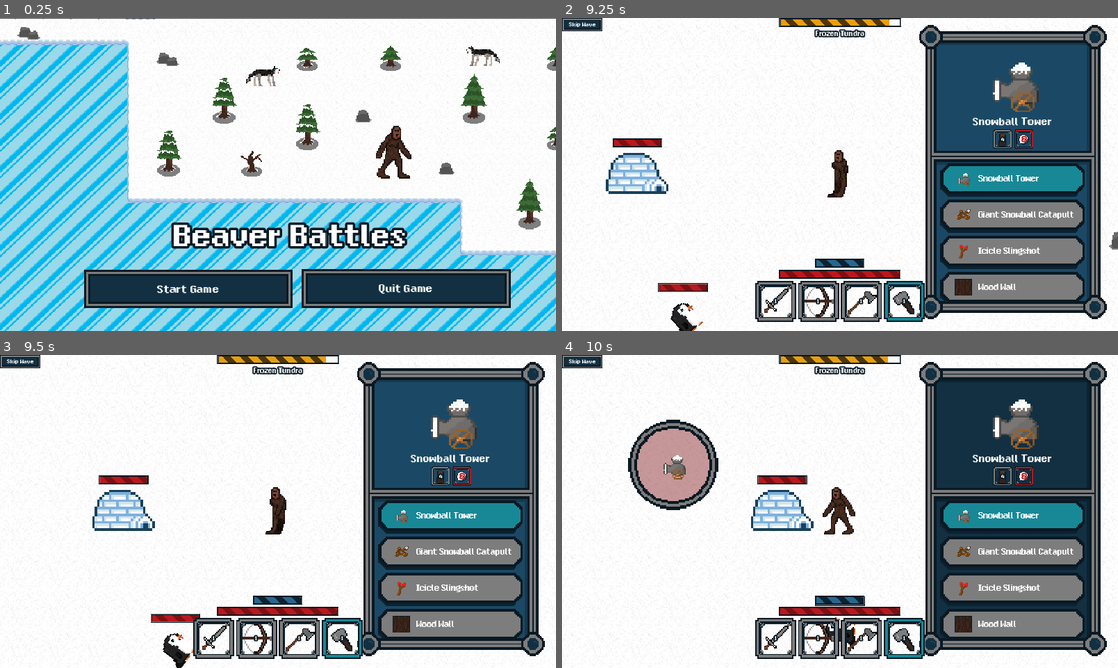
Above: before the commit, frames 1-4 (two rows, left to right).
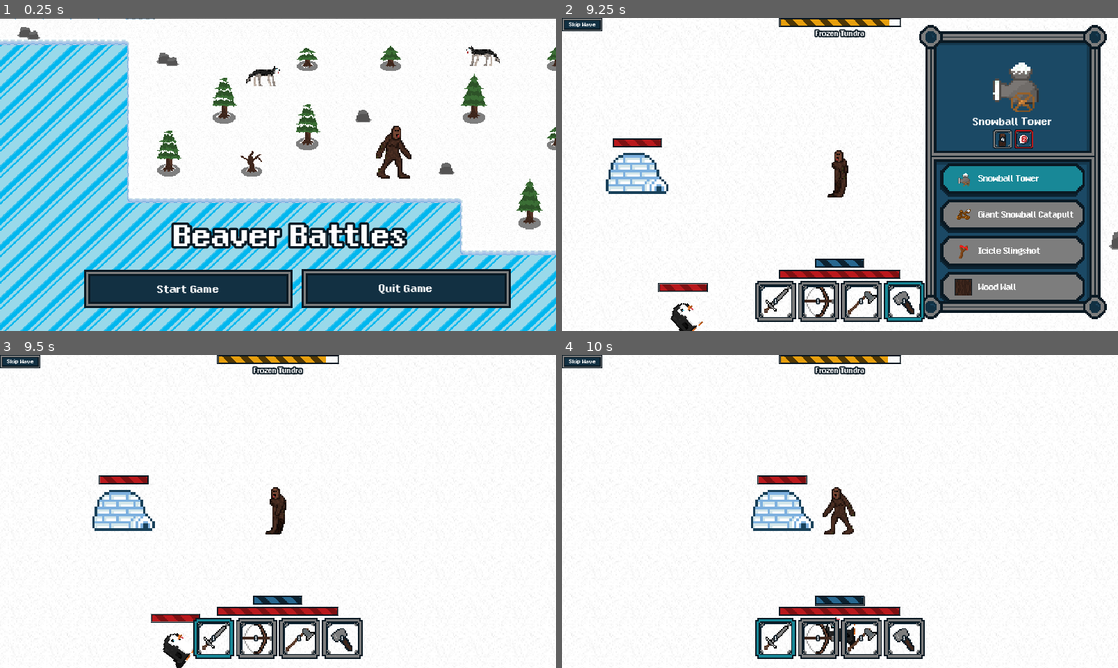
Above: after the commit, the same moments.

Repository: jharroff/CS3-CapstoneProject
Game: Godot game, scene res://startscreen/start_screen.tscn
Same seed, same stepped clock (60 frames per second), same inputs: the game is played once before the commit and once after it.
Inputs (mouse positions are in pixels of both pictures, inside the frame that each line leads up to):
- Up to frame 1 (0.25 s): no input
- Up to frame 2 (9.25 s): click "Start Game" at 0.5 s; click "Skip Wave" at 1.25 s; click "Skip Wave" at 2 s; click "1" at 2.75 s; click "1" at 3.5 s; click "1" at 4.25 s; click "1" at 5 s; move the mouse to (962, 158) at 5.77 s; hold D (move_right) 5.78-6.53 s; click (962, 158) at 5.85 s; move the mouse to (728, 190) at 6.52 s; hold S (move_down) 6.53-7.28 s; right-click (728, 190) at 6.6 s; move the mouse to (895, 105) at 7.27 s; hold D (move_right) 7.28-8.03 s; tap Mouse wheel down (scrollDown) at 7.35 s; move the mouse to (812, 237) at 8.02 s; hold W (move_up) 8.03-8.78 s; tap Mouse wheel up (scrollUp) at 8.1 s; move the mouse to (1006, 221) at 8.77 s; hold A (move_left) from 8.78 s (still down); click (1006, 221) at 8.85 s
- Up to frame 3 (9.5 s): keep holding A (move_left); tap E (toggleBuildMenu) at 9.4 s
- Up to frame 4 (10 s): keep holding A (move_left); move the mouse to (673, 464) at 9.52 s; right-click (673, 464) at 9.6 s

Frames 1-2 are identical in both runs. In frame 3, 28% of the frame differs, in the area x 35-98%, y 2-97%; in frame 4, 32%, in the area x 11-98%, y 2-97%.

Commit message:
Updated "e" key toggling (#114)

Diff:
--- a/Player/Player.gd
+++ b/Player/Player.gd
@@ -93,7 +93,11 @@
 		_preChunk = _chunk
 		_chunk = getCurrentChunk()
 		chunkChanged.emit()
-
+	if Input.is_action_just_pressed("toggleBuildMenu"):
+		if _mode != "hammer":
+			changeMode("hammer") ### Sets the mode to hammer if build menu is toggled by "e" key, I don't love this but it works for now
+		else:
+			cycleMode(1)
 func healthChange(_amount:float, displayChange = true): # Funciton to cause damage to player
 	_health+=_amount
 	healthChanged.emit()
--- a/inventory/buildMenu/buildMenu.gd
+++ b/inventory/buildMenu/buildMenu.gd
@@ -48,11 +48,6 @@
 			_updatePlacingTower(_towerTypesList[_selectedTowerInt])
 			AudioController.play_menu()
 
-func _process(delta: float) -> void:
-	if Input.is_action_just_pressed("toggleBuildMenu"):
-		if utils.readFromJSON(utils.toolsJSON[_player.getMode()],"signal") != "buildMenu":
-			_toggleMenu()
-
 
 func _on_selected_tower_changed(tower: Variant) -> void: #This function is called when the selected tower needs to change. Connected to tower changed signal
 	var towerInfo = utils.towerTypesJSON[tower]
Not shown: 1 places in Viewport/uiParent.tscn that only renumber resources
